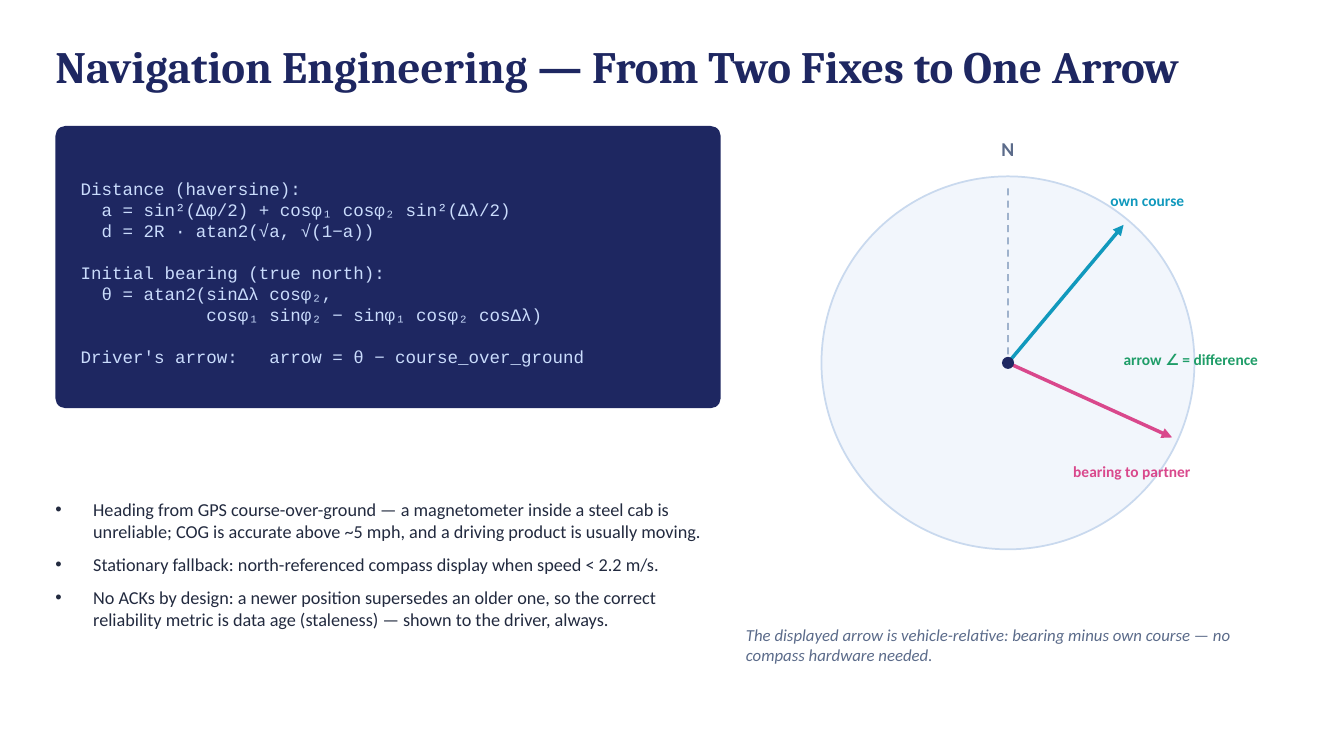
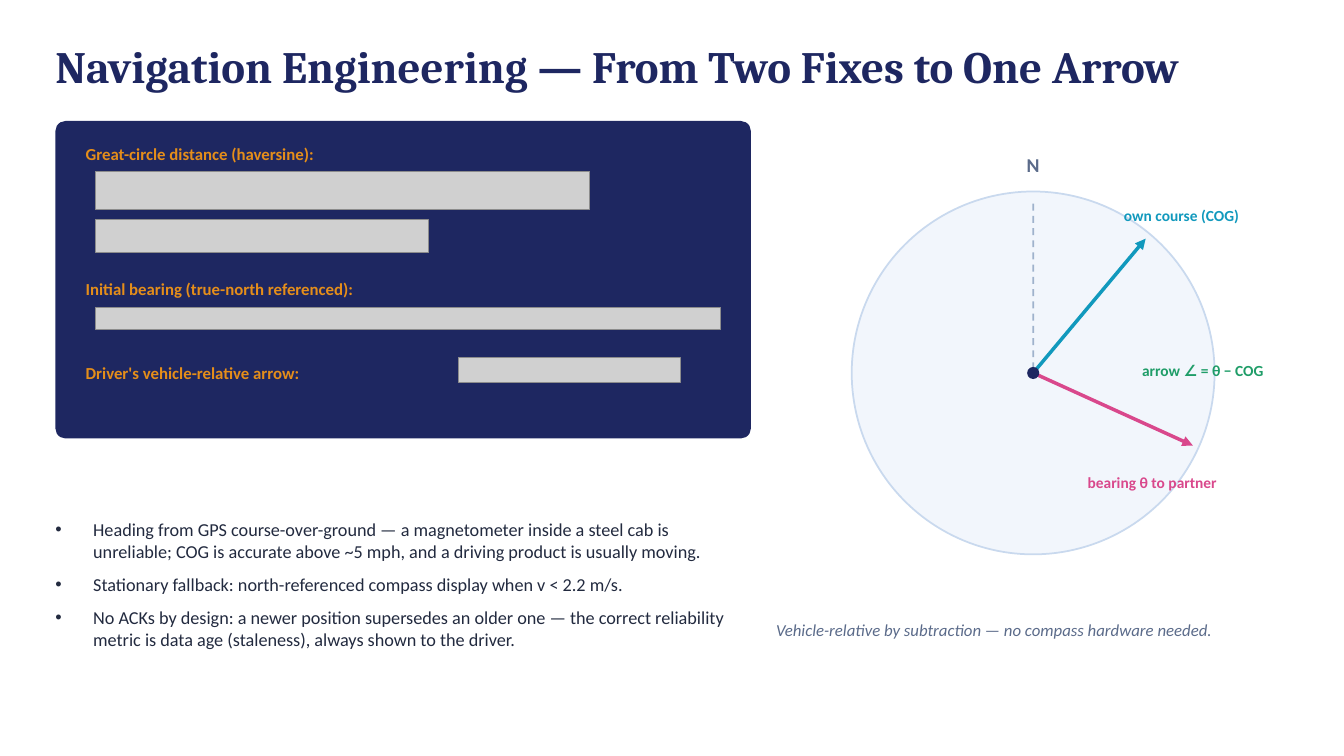
Before and after one commit to deosgracius/offgrid-vehicle-tracker, a slide deck: slide 8 of docs/presentations/Group9_Presentation2_Weeks1-2.pptx (slide 6 before the commit). Drawn at 1344x756 pixels with LibreOffice and Linux fonts; fonts in the diff are those of the drawing; grey boxes stand for pictures. Boxes give left, top, right and bottom in pixels: in the first picture for what was removed or moved away, otherwise in the second. Text is boxed around its words. In the diff, an @@ line names an element or a change of style, - is before the commit and + after.

```diff
--- a/docs/presentations/Group9_Presentation2_Weeks1-2.pptx
+++ b/docs/presentations/Group9_Presentation2_Weeks1-2.pptx
@@ rounded rectangle resized from (x1=55, y1=126, x2=721, y2=408) to (x1=55, y1=121, x2=751, y2=439) @@
@@ rounded rectangle at (x1=55, y1=121, x2=751, y2=439): proportions changed @@
@@ text at (x1=86, y1=147, x2=313, y2=163): text changed; size 12.5 to 12 pt; font Courier New to Calibri; text colour #CADCFC to #E58E1A; bold on @@
-Distance (haversine):
-a = sin²(Δφ/2) + cosφ₁ cosφ₂ sin²(Δλ/2)
-d = 2R · atan2(√a, √(1−a))
-Initial bearing (true north):
-θ = atan2(sinΔλ cosφ₂,
-cosφ₁ sinφ₂ − sinφ₁ cosφ₂ cosΔλ)
-Driver's arrow: arrow = θ − course_over_ground
+Great-circle distance (haversine):
@@ text "N" moved from (x1=1001, y1=143, x2=1014, y2=156) to (x1=1027, y1=159, x2=1040, y2=172) @@
@@ picture added at (x1=96, y1=171, x2=590, y2=210) @@
@@ ellipse resized from (x1=822, y1=176, x2=1195, y2=549) to (x1=852, y1=192, x2=1215, y2=555) @@
@@ line moved from (1008, 189) - (1008, 363) to (1033, 204) - (1033, 373) @@
@@ text at (x1=1124, y1=209, x2=1239, y2=226): text changed @@
-own course
+own course (COG)
@@ picture added at (x1=96, y1=220, x2=429, y2=253) @@
@@ arrow moved from (1008, 363) - (1124, 225) to (1033, 373) - (1146, 239) @@
@@ text added at (x1=86, y1=283, x2=353, y2=298), 12 pt, text #E58E1A, bold @@
+Initial bearing (true-north referenced):
@@ picture added at (x1=96, y1=308, x2=721, y2=330) @@
@@ picture added at (x1=459, y1=358, x2=681, y2=382) @@
@@ text added at (x1=86, y1=367, x2=299, y2=379), 12 pt, text #E58E1A, bold @@
+Driver's vehicle-relative arrow:
@@ ellipse moved from (x1=1002, y1=357, x2=1014, y2=369) to (x1=1027, y1=367, x2=1040, y2=379) @@
@@ arrow moved from (1008, 363) - (1173, 438) to (1033, 373) - (1193, 446) @@
@@ text at (x1=1142, y1=365, x2=1263, y2=376): text changed @@
-arrow ∠ = difference
+arrow ∠ = θ − COG
@@ text "Heading from GPS course-over-ground — ..." moved from (x1=93, y1=503, x2=700, y2=629) to (x1=93, y1=523, x2=724, y2=649) @@
@@ text at (x1=1088, y1=475, x2=1216, y2=493): text changed @@
-bearing to partner
+bearing θ to partner
@@ text at (x1=93, y1=578, x2=724, y2=649): text changed @@
-• Stationary fallback: north-referenced compass display when speed < 2.2 m/s.
-• No ACKs by design: a newer position supersedes an older one, so the correct reliability metric is data age (staleness) — shown to the driver, always.
+• Stationary fallback: north-referenced compass display when v < 2.2 m/s.
+• No ACKs by design: a newer position supersedes an older one — the correct reliability metric is data age (staleness), always shown to the driver.
@@ text at (x1=776, y1=624, x2=1212, y2=639): text changed @@
-The displayed arrow is vehicle-relative: bearing minus own course — no compass hardware needed.
+Vehicle-relative by subtraction — no compass hardware needed.
```
Also in this commit, not shown: 6 other slides changed, 2 slides added.
